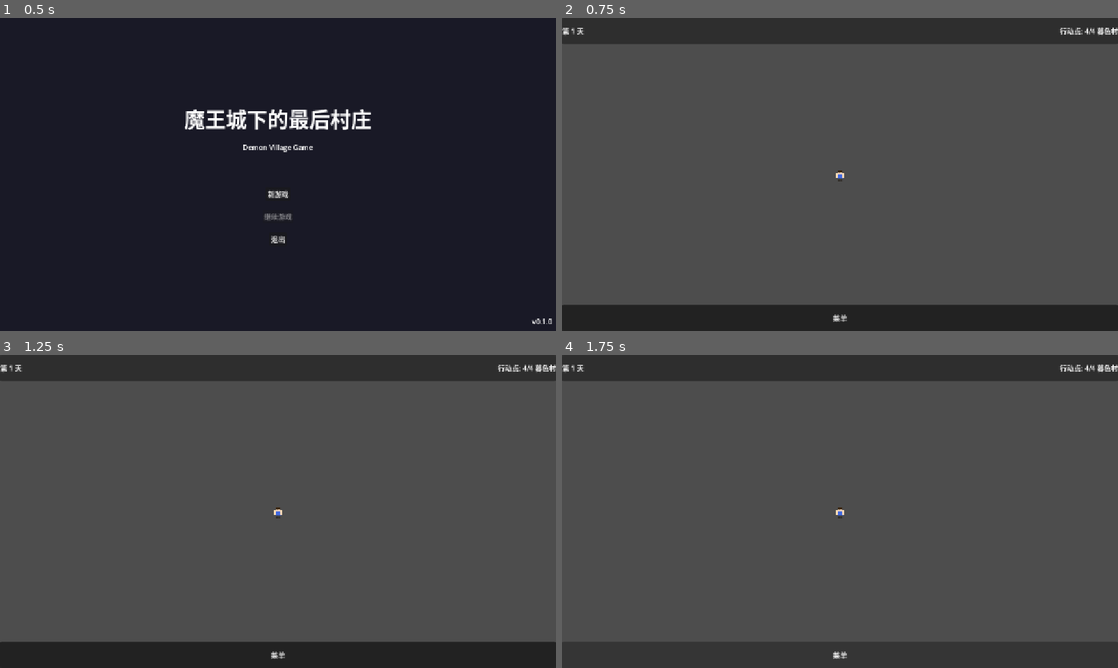
Above: before the commit, frames 1-4 (two rows, left to right).
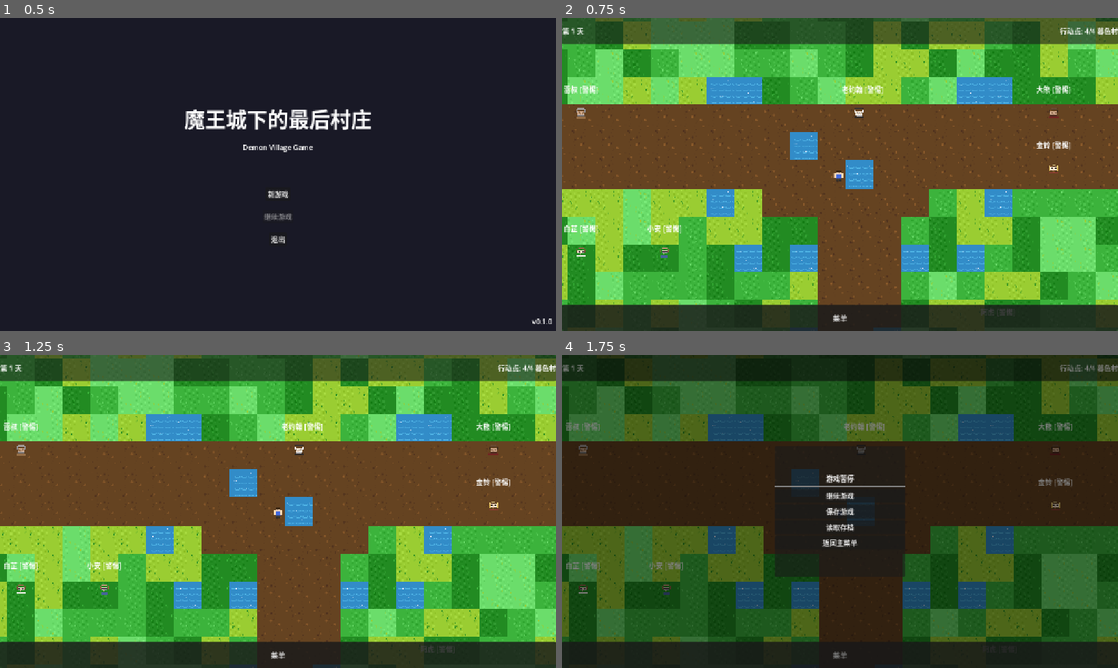
Above: after the commit, the same moments.

Repository: JCVBoss/demon_village_game
Game: Godot game, scene res://scenes/Main.tscn
Two runs of this game, one before a commit and one after it. Both use one fixed random seed, a clock stepped at 60 frames per second and the inputs below.
Inputs:
- Up to frame 1 (0.5 s): no input
- Up to frame 2 (0.75 s): click "新游戏" at 0.5 s
- Up to frame 3 (1.25 s): no input
- Up to frame 4 (1.75 s): click "菜单" at 1.25 s

Frame 1 is identical in both runs. In frame 2, 91% of the frame differs, in the area x 0-100%, y 0-100%; in frame 3, 91%; in frame 4, 97%.
Error before the commit: Parse Error: Identifier "SOURCE_DECORATIONS" not declared in the current scope. (res://scripts/locations/Village.gd:256)

Commit message:
fix: 添加缺失的 SOURCE_DECORATIONS 常量定义
- Village.gd 中 _generate_decorations() 使用了 SOURCE_DECORATIONS
- 常量定义部分遗漏了该声明，导致 Parser Error
- 重新排列 TileSet 源索引顺序

Co-Authored-By: Claude <noreply@anthropic.com>

Diff:
--- a/code/scripts/locations/Village.gd
+++ b/code/scripts/locations/Village.gd
@@ -61,8 +61,9 @@
 const SOURCE_GRASS: int = 0
 const SOURCE_ROADS: int = 1
 const SOURCE_BUILDINGS: int = 2
-const SOURCE_WATER: int = 3
-const SOURCE_BORDERS: int = 4
+const SOURCE_DECORATIONS: int = 3
+const SOURCE_WATER: int = 4
+const SOURCE_BORDERS: int = 5
 
 # 事件触发器配置
 const TRIGGER_CONFIG_PATH: String = "res://resources/events/village_triggers.json"
